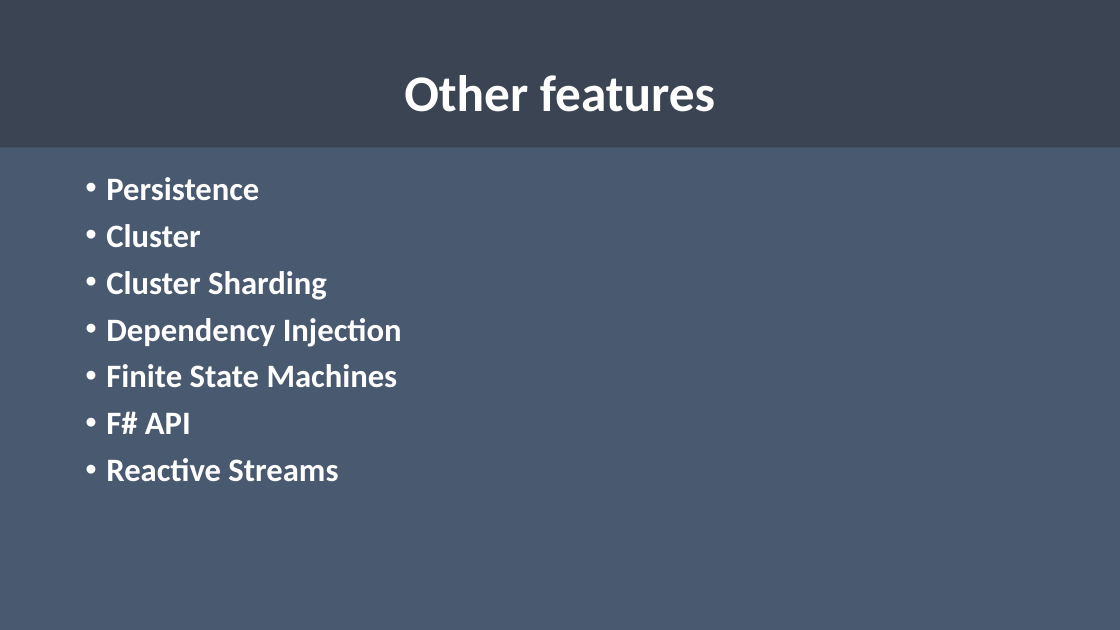
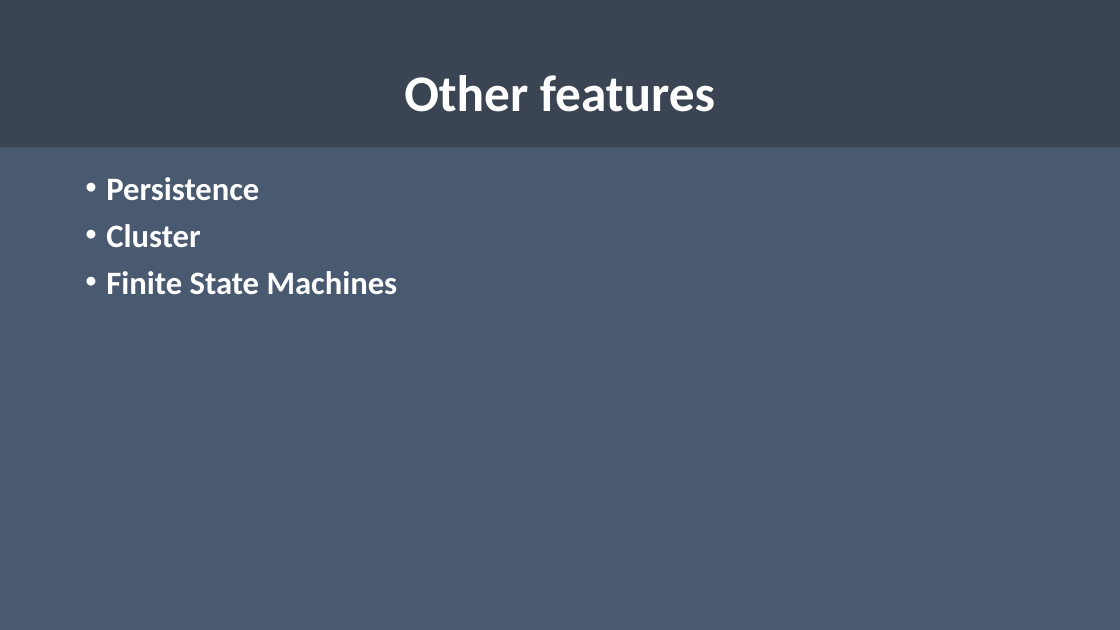
Before and after one commit to rogeralsing/Presentations, a slide deck: slide 44 of ProtoActor/TV4/protoactor.pptx. Drawn at 1120x630 pixels with LibreOffice and Linux fonts; fonts in the diff are those of the drawing. Boxes give left, top, right and bottom in pixels: in the first picture for what was removed or moved away, otherwise in the second. Text is boxed around its words. In the diff, an @@ line names an element or a change of style, - is before the commit and + after.

```diff
--- a/ProtoActor/TV4/protoactor.pptx
+++ b/ProtoActor/TV4/protoactor.pptx
@@ text at bbox=[106, 271, 402, 347]: paragraphs removed @@
-• Cluster Sharding
-• Dependency Injection
@@ text at bbox=[106, 411, 338, 481]: paragraphs removed @@
-• F# API
-• Reactive Streams
```
Also in this commit, not shown: 17 other slides changed.
